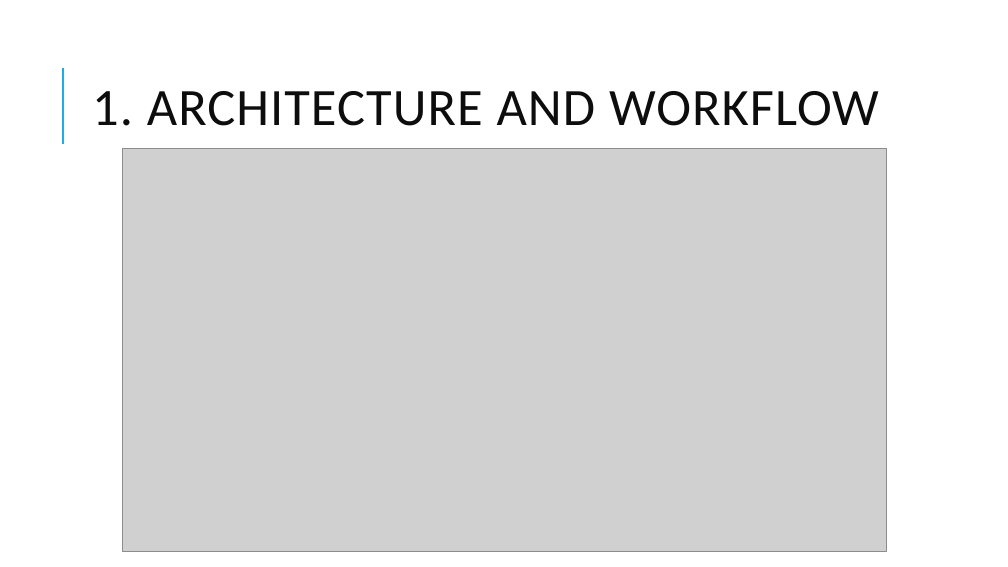
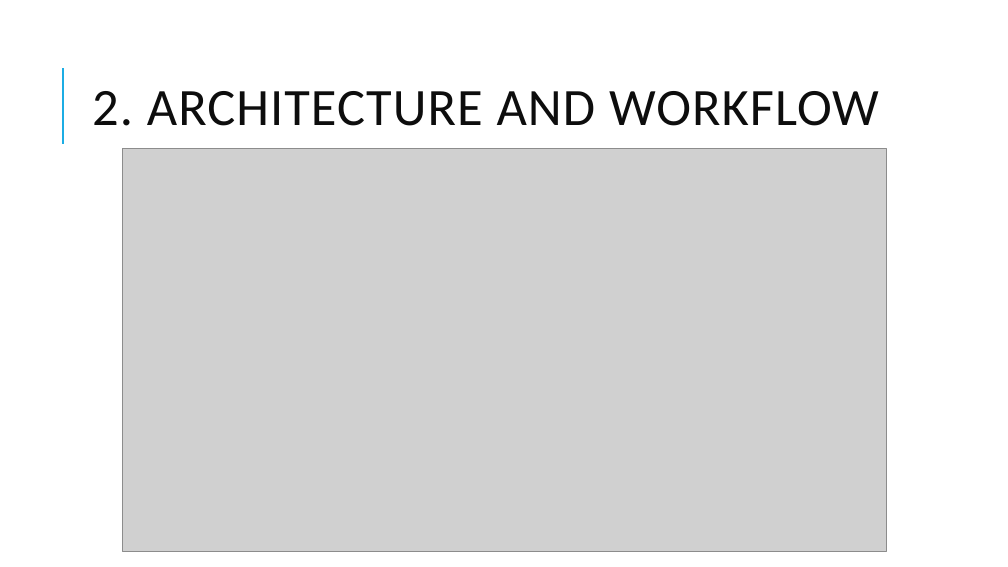
Before and after one commit to chi-org/seaweedfs-test, a slide deck: slide 4 of SeaweedFS_2.pptx (slide 3 before the commit). Drawn at 1008x567 pixels with LibreOffice and Linux fonts; fonts in the diff are those of the drawing; grey boxes stand for pictures. Boxes give left, top, right and bottom in pixels: in the first picture for what was removed or moved away, otherwise in the second. Text is boxed around its words. In the diff, an @@ line names an element or a change of style, - is before the commit and + after.

```diff
--- a/SeaweedFS_2.pptx
+++ b/SeaweedFS_2.pptx
@@ title at [92,91,879,126]: text changed @@
-1. ARCHITECTURE AND WORKFLOW
+2. ARCHITECTURE AND WORKFLOW
```
Also in this commit, not shown: 21 other slides changed, 1 slide added, 1 other file.
